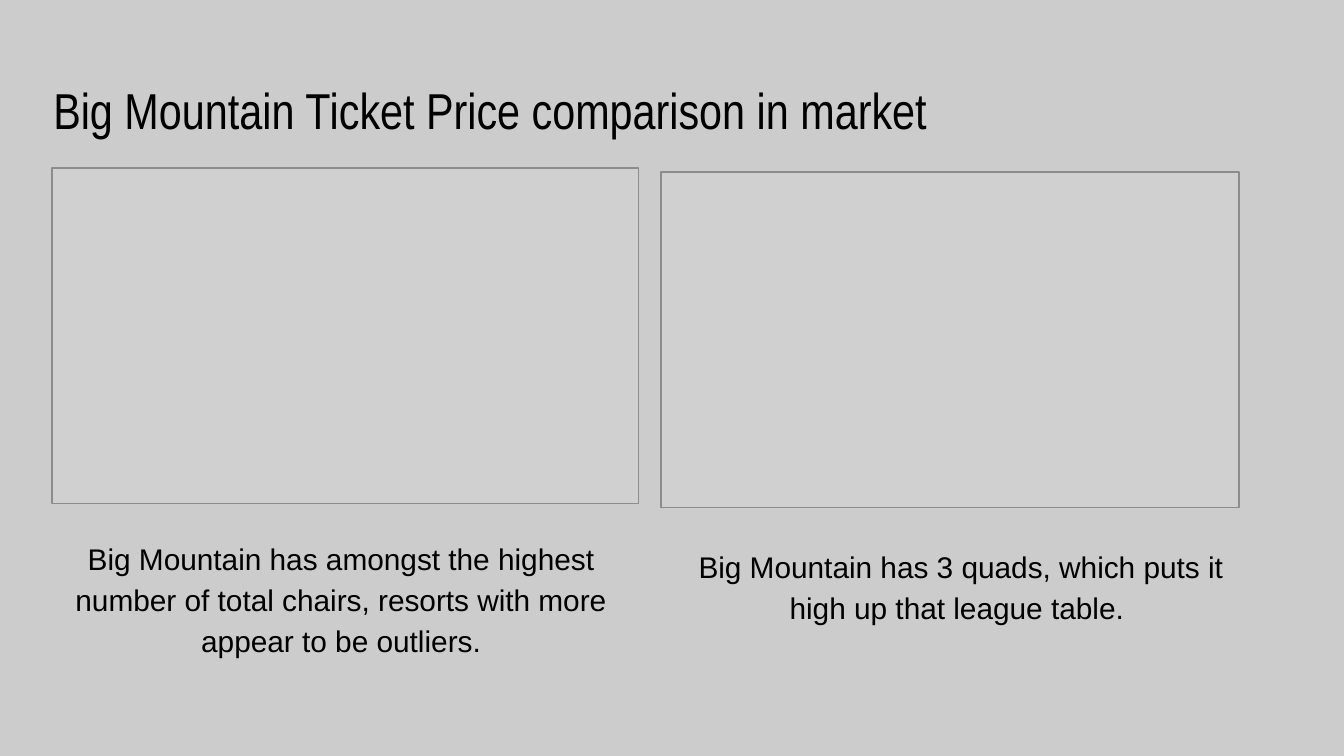
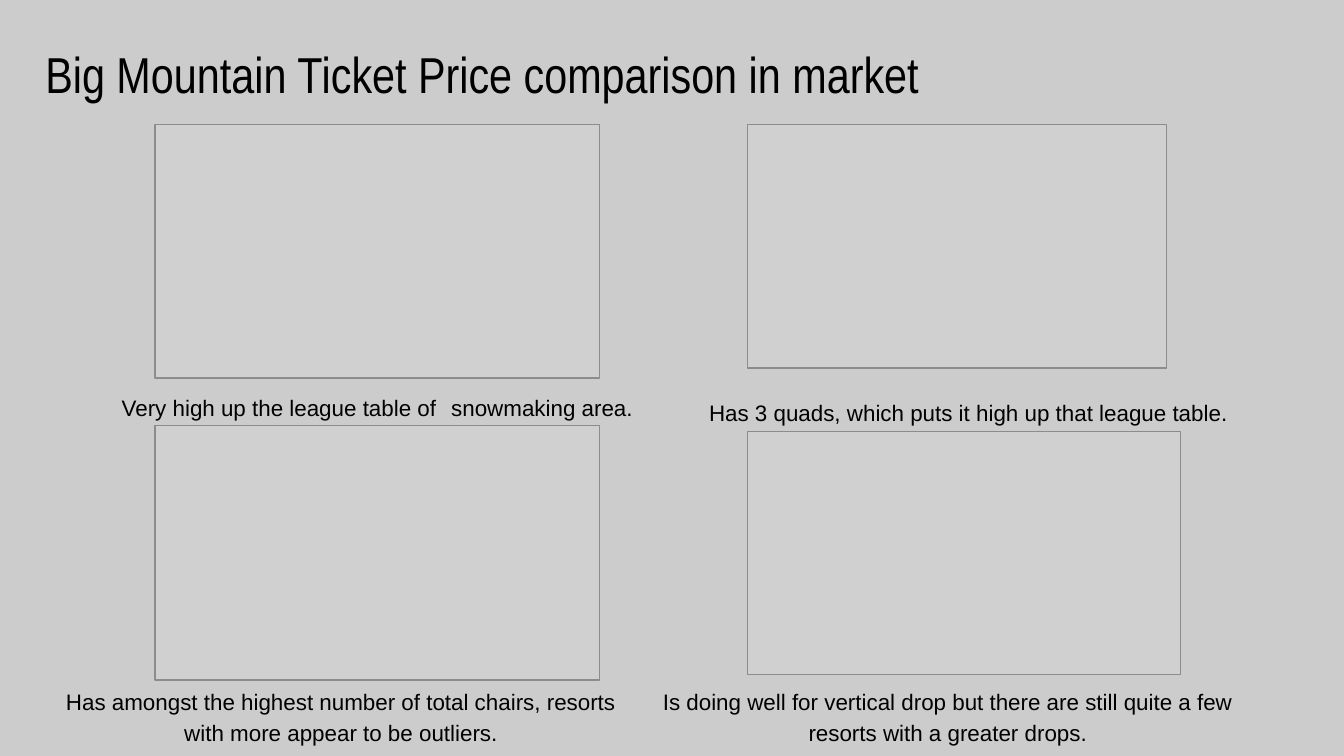
Before and after one commit to shaisid01/Data-Science, a slide deck: slide 7 of CapstoneProjects/Big Mountain Ski Resort/Docs/Project Slides.pptx (slide 9 before the commit). Drawn at 1344x756 pixels with LibreOffice and Linux fonts; fonts in the diff are those of the drawing; grey boxes stand for pictures. Boxes give left, top, right and bottom in pixels: in the first picture for what was removed or moved away, otherwise in the second. Text is boxed around its words. In the diff, an @@ line names an element or a change of style, - is before the commit and + after.

```diff
--- a/CapstoneProjects/Big Mountain Ski Resort/Docs/Project Slides.pptx
+++ b/CapstoneProjects/Big Mountain Ski Resort/Docs/Project Slides.pptx
@@ title "Big Mountain Ticket Price comparison ...": place and size @@
-title "Big Mountain Ticket Price comparison ..." at [53,92,926,139]
+title "Big Mountain Ticket Price comparison ..." at [45,56,918,103]
@@ picture added at [155,125,599,378] @@
@@ picture: place and size @@
-picture at [661,172,1239,508]
+picture at [747,125,1167,368]
@@ text added at [122,399,633,421], 12 pt, text #000000 @@
+Very high up the league table of snowmaking area.
@@ text at [709,404,1228,426]: text changed; size 16 to 12 pt @@
-Big Mountain has 3 quads, which puts it high up that league table.
+Has 3 quads, which puts it high up that league table.
@@ picture: place and size @@
-picture at [52,168,638,504]
+picture at [155,426,599,680]
@@ picture added at [747,431,1180,675] @@
@@ text at [66,693,615,746]: text changed; size 16 to 12 pt @@
-Big Mountain has amongst the highest number of total chairs, resorts with more appear to be outliers.
+Has amongst the highest number of total chairs, resorts with more appear to be outliers.
@@ text added at [663,693,1232,746], 12 pt, text #000000 @@
+Is doing well for vertical drop but there are still quite a few resorts with a greater drops.
```
Also in this commit, not shown: 2 other slides changed, 3 slides removed, 4 other files.
